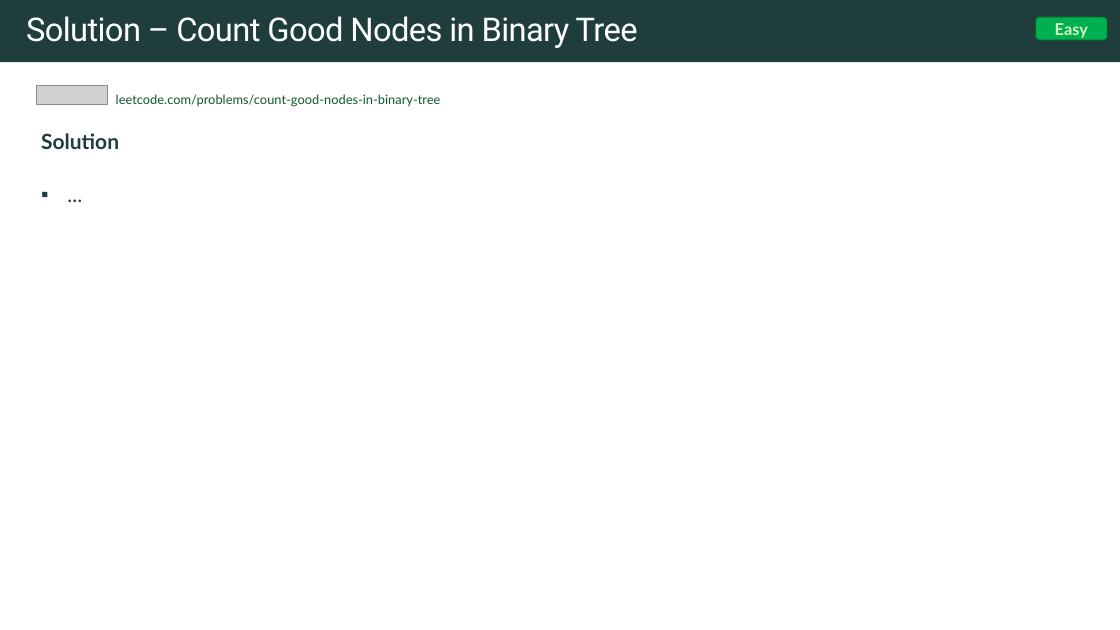
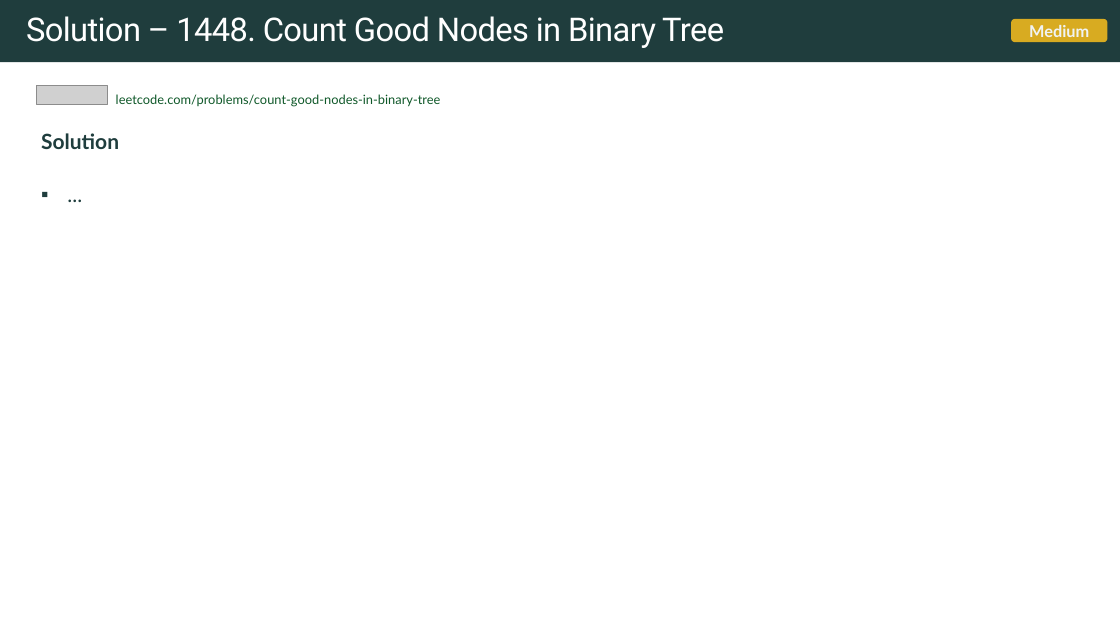
Before and after one commit to rfdavid/coding-interview-handbook-cpp, a slide deck: slide 153 of Algorithm and problem Solving Cheatsheet.pptm (slide 100 before the commit). Drawn at 1120x630 pixels with LibreOffice and Linux fonts; fonts in the diff are those of the drawing; grey boxes stand for pictures. Boxes give left, top, right and bottom in pixels: in the first picture for what was removed or moved away, otherwise in the second. Text is boxed around its words. In the diff, an @@ line names an element or a change of style, - is before the commit and + after.

```diff
--- a/Algorithm and problem Solving Cheatsheet.pptm
+++ b/Algorithm and problem Solving Cheatsheet.pptm
@@ title at (26, 16, 724, 48): text changed @@
-Solution – Count Good Nodes in Binary Tree
+Solution – 1448. Count Good Nodes in Binary Tree
@@ rounded rectangle added at (1012, 18, 1108, 42), fill #E2B120 at 95% opacity, 14 pt, text #F0F3F3, bold @@
+Medium
@@ rounded rectangle removed at (1035, 17, 1107, 40) @@
-Easy
```
Also in this commit, not shown: 13 other slides changed, 75 slides added, 1 slide removed, 17 other files.
